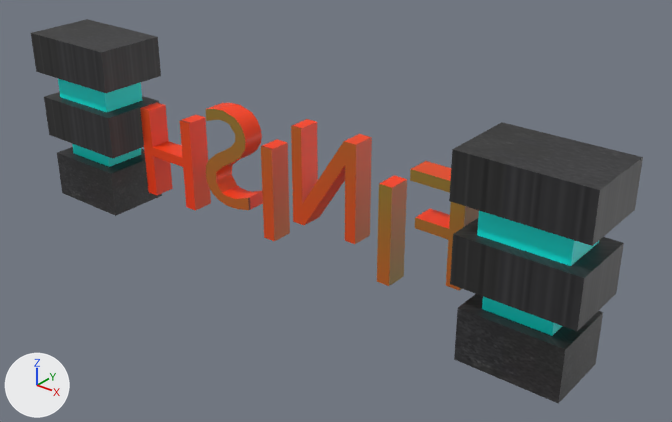
The FBX model Assets/XanaBuilder Assets/Models/ARC/03_GameArchitecture/ARC0310002_Finish/ARC0310002.fbx, before and after one commit.
Camera for both pictures: a 50 mm camera at (2.21, -2.44, 1.83) aimed at (0.19, 0.08, 0.27). Arrows for +X, +Y and +Z are at lower left; the lights stay in place. Where no turn or scale is listed for an object, it has been applied to the vertices.

Names of what the first picture shows: 'smARC0310002'.
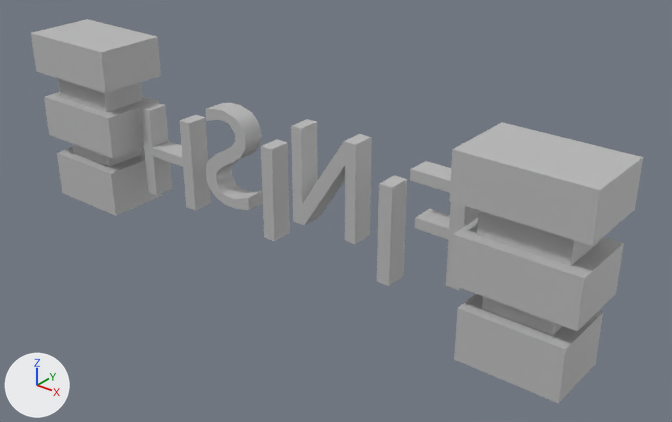
Changed parts and their boxes [x1, y1, x2, y2] in the pictures (672 x 422 px):
'smARC0310002', surface changed (black to grey): [31, 19, 643, 404] in both

What changed in the scene script:
```text
Change mat_mtarc0310002_placemode:
    remove mat_mtarc0310002_placemode.texture = img_txarc0310002_diffuse_png
    add mat_mtarc0310002_placemode.base_color = (0.5, 0.5, 0.5)  # grey #bcbcbc
```
